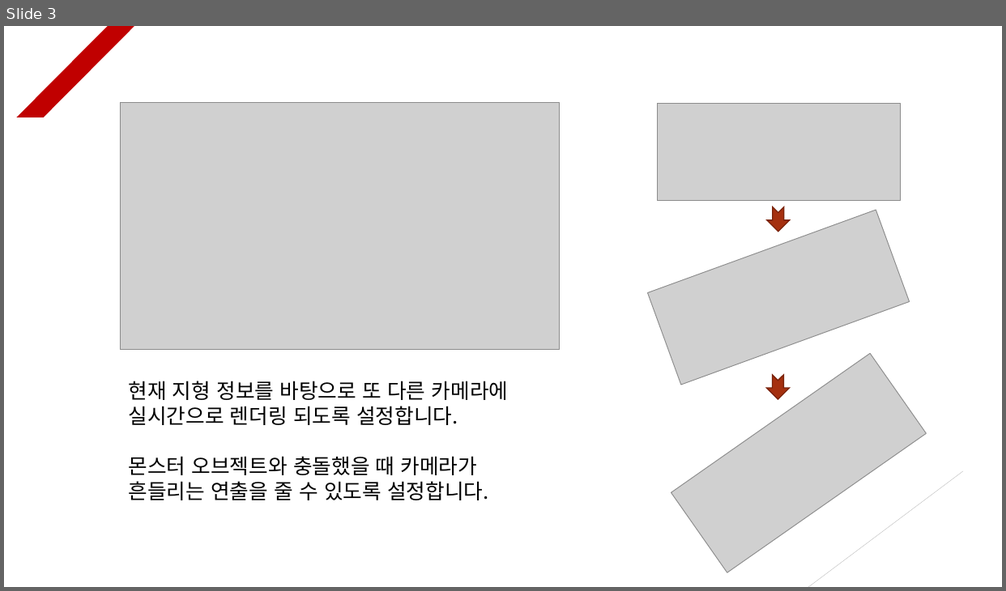
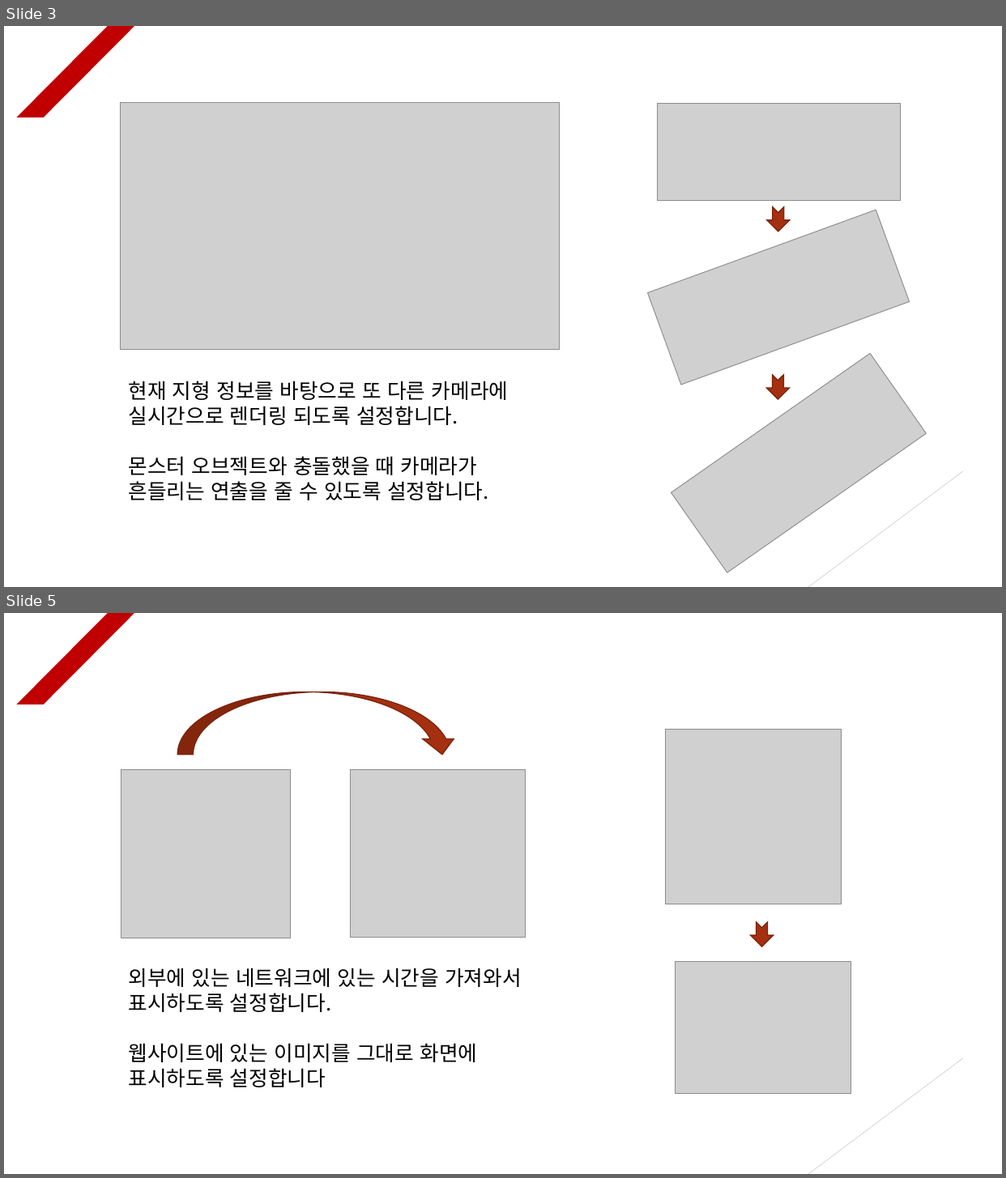
Before and after one commit to Unity2033/3D-UnityEngine, a slide deck: Assets/Class/Portfolio/게임 설계도.pptx. Shown one above the other, each under a label of ours: slide 3 before the commit, slides 3 and 5 after it; the slides between them are not shown. The pictures are 1006x591 and 1006x1178 pixels, drawn with LibreOffice and Linux fonts; fonts in the diff are those of the drawing; grey boxes stand for pictures. Boxes give left, top, right and bottom in pixels: in the first picture for what was removed or moved away, otherwise in the second. Text is boxed around its words. In the diff, an @@ line names an element or a change of style, - is before the commit and + after.

```diff
--- a/Assets/Class/Portfolio/게임 설계도.pptx
+++ b/Assets/Class/Portfolio/게임 설계도.pptx
@@ slide 5 added at [4, 613, 1002, 1174], background #FFFFFF; not listed: 2 template elements that a slide beside it also shows @@
@@ curved down arrow added at [177, 692, 458, 755], fill #A5300F, outline #7A240B 1 pt @@
@@ picture added at [666, 729, 841, 905] @@
@@ picture added at [121, 769, 290, 938] @@
@@ picture added at [350, 770, 525, 938] @@
@@ notched right arrow added at [751, 922, 774, 948], fill #A5300F, outline #7A240B 1 pt @@
@@ text added at [129, 968, 522, 1088], 20 pt, text #000000 @@
+외부에 있는 네트워크에 있는 시간을 가져와서 표시하도록 설정합니다.
+웹사이트에 있는 이미지를 그대로 화면에 표시하도록 설정합니다
@@ picture added at [675, 962, 850, 1093] @@
```
Also in this commit, not shown: 1 other slide added, 9 other files.
